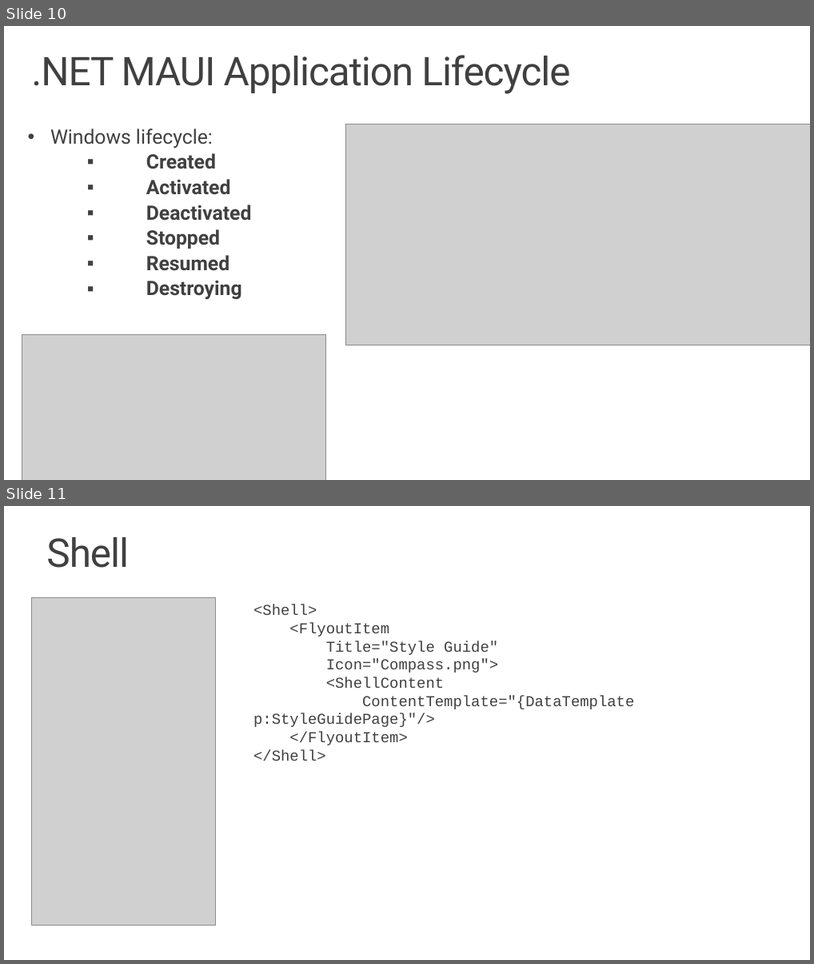
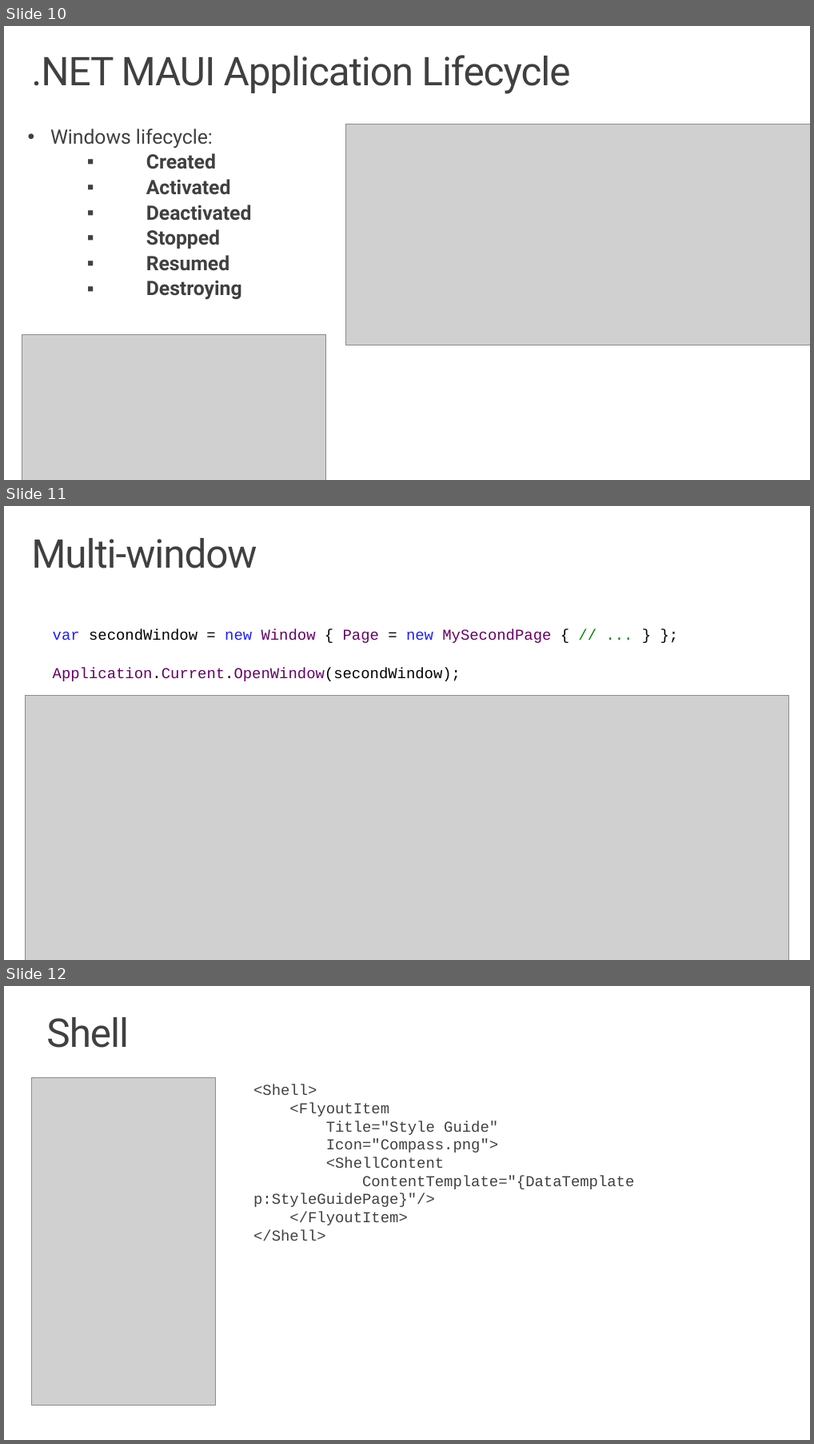
Before and after one commit to dotnet-presentations/dotnet-maui-workshop, a slide deck: Slides/Workshop1 - Our First App.pptx. Shown one above the other, each under a label of ours: slides 10 and 11 before the commit, slides 10, 11 and 12 after it. The pictures are 814x964 and 814x1444 pixels, drawn with LibreOffice and Linux fonts; fonts in the diff are those of the drawing; grey boxes stand for pictures; background and template pictures are left out. Boxes give left, top, right and bottom in pixels: in the first picture for what was removed or moved away, otherwise in the second. Text is boxed around its words. In the diff, an @@ line names an element or a change of style, - is before the commit and + after.

Commit message:
add slide

```diff
--- a/Slides/Workshop1 - Our First App.pptx
+++ b/Slides/Workshop1 - Our First App.pptx
@@ slide 11 added at [4,506,810,960], background #FFFFFF @@
@@ title added at [31,538,257,568], 47 pt, text #404040 @@
+Multi-window
@@ text added at [53,629,551,681], 18 pt, text #660066 @@
+var secondWindow = new Window { Page = new MySecondPage { // ... } };
+Application.Current.OpenWindow(secondWindow);
@@ picture added at [25,695,790,960] @@
@@ what was slide 11 is now slide 12 @@
```
